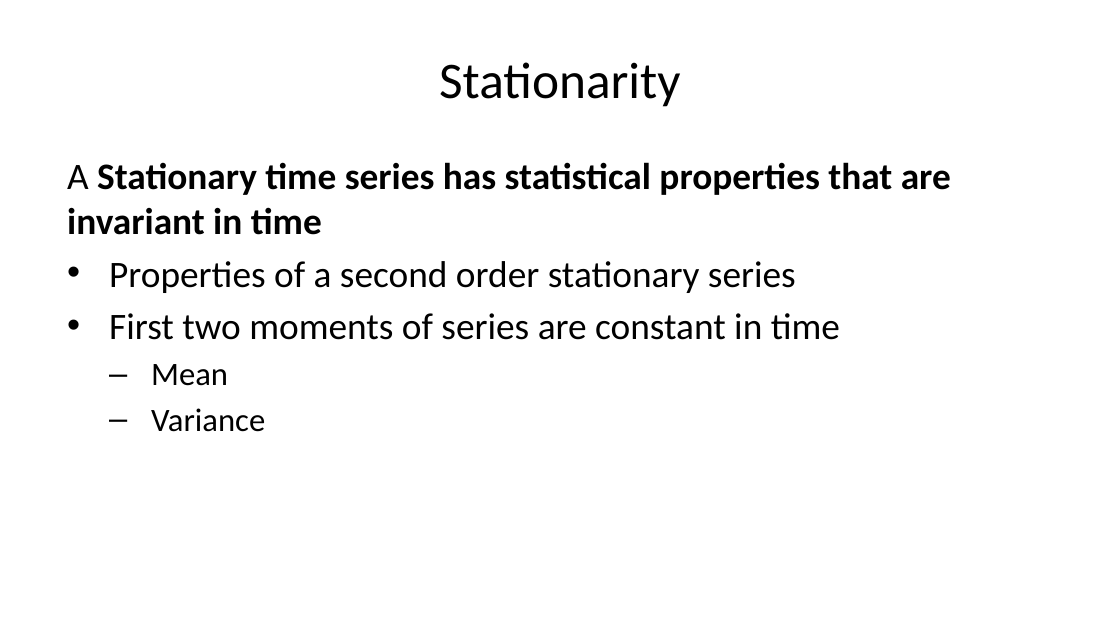
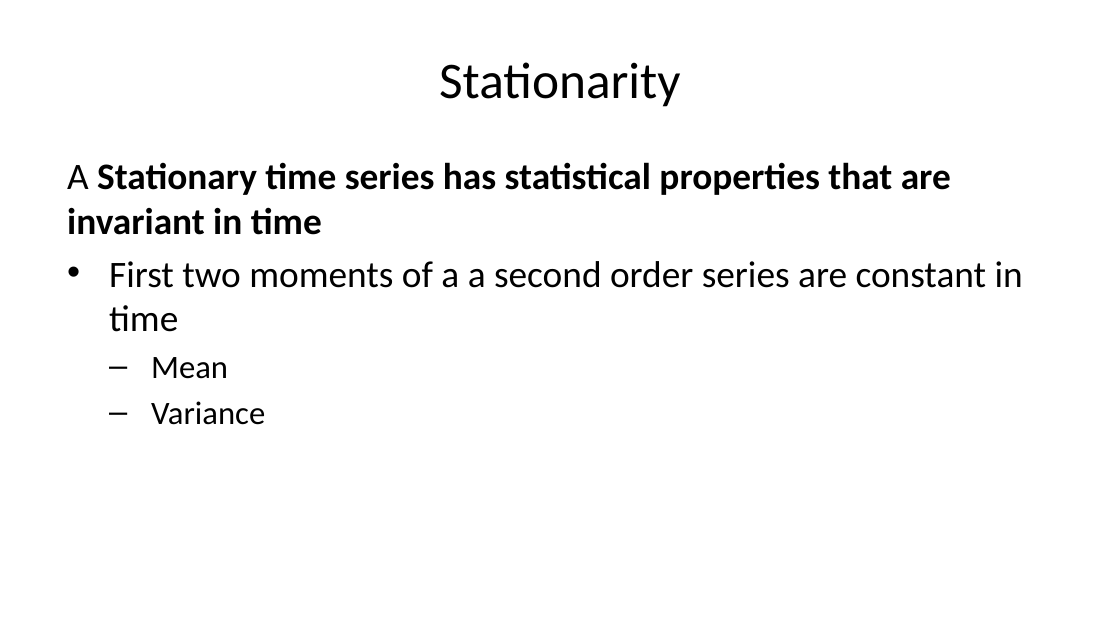
Before and after one commit to StephenElston/CSCI-E-83, a slide deck: slide 57 of LectureSlides/11_PropertiesOfTimeSeries.pptx (slide 49 before the commit). Drawn at 1120x630 pixels with LibreOffice and Linux fonts; fonts in the diff are those of the drawing. Boxes give left, top, right and bottom in pixels: in the first picture for what was removed or moved away, otherwise in the second. Text is boxed around its words. In the diff, an @@ line names an element or a change of style, - is before the commit and + after.

```diff
--- a/LectureSlides/11_PropertiesOfTimeSeries.pptx
+++ b/LectureSlides/11_PropertiesOfTimeSeries.pptx
@@ text at <box>109,261,1023,332</box>: text changed @@
-• Properties of a second order stationary series
-• First two moments of series are constant in time
+• First two moments of a a second order series are constant in time
```
Also in this commit, not shown: 21 other slides changed, 9 slides added, 1 slide removed.
